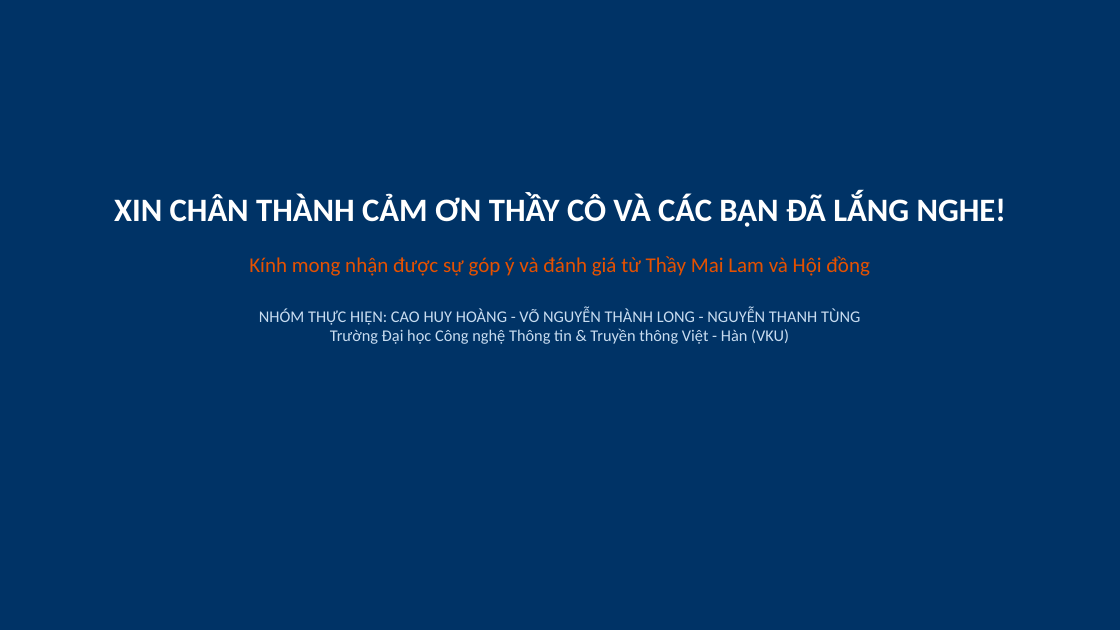
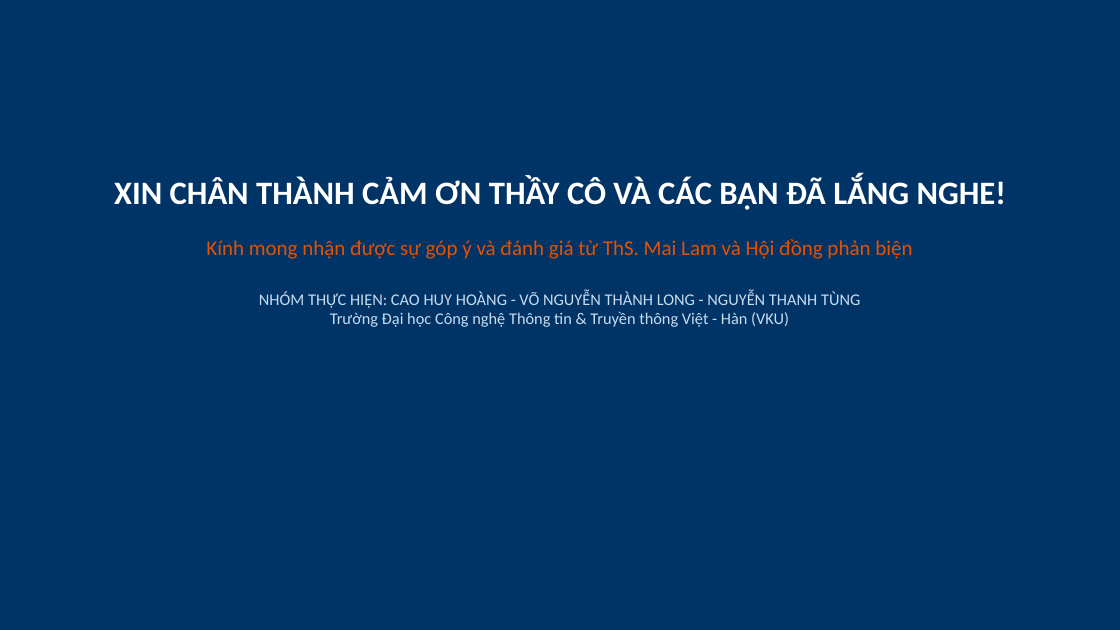
Before and after one commit to Hoang-tap-lap-trinh/Kho_du_lieu, a slide deck: slide 13 of docs/Slide_Thuyet_Trinh_Kho_du_lieu.pptx. Drawn at 1120x630 pixels with LibreOffice and Linux fonts; fonts in the diff are those of the drawing. Boxes give left, top, right and bottom in pixels: in the first picture for what was removed or moved away, otherwise in the second. Text is boxed around its words. In the diff, an @@ line names an element or a change of style, - is before the commit and + after.

```diff
--- a/docs/Slide_Thuyet_Trinh_Kho_du_lieu.pptx
+++ b/docs/Slide_Thuyet_Trinh_Kho_du_lieu.pptx
@@ text "XIN CHÂN THÀNH CẢM ƠN ..." moved from (x1=114, y1=194, x2=1006, y2=344) to (x1=114, y1=178, x2=1006, y2=327) @@
@@ text at (x1=206, y1=239, x2=912, y2=259): text changed @@
-Kính mong nhận được sự góp ý và đánh giá từ Thầy Mai Lam và Hội đồng
+Kính mong nhận được sự góp ý và đánh giá từ ThS. Mai Lam và Hội đồng phản biện
```
Also in this commit, not shown: 12 other slides changed, 9 other files.
